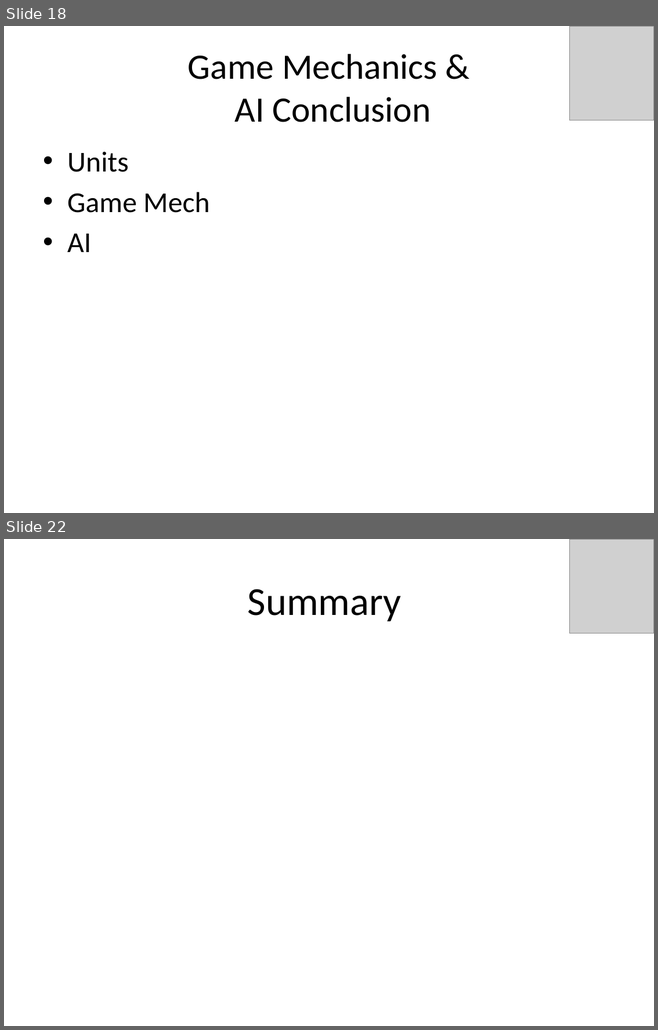
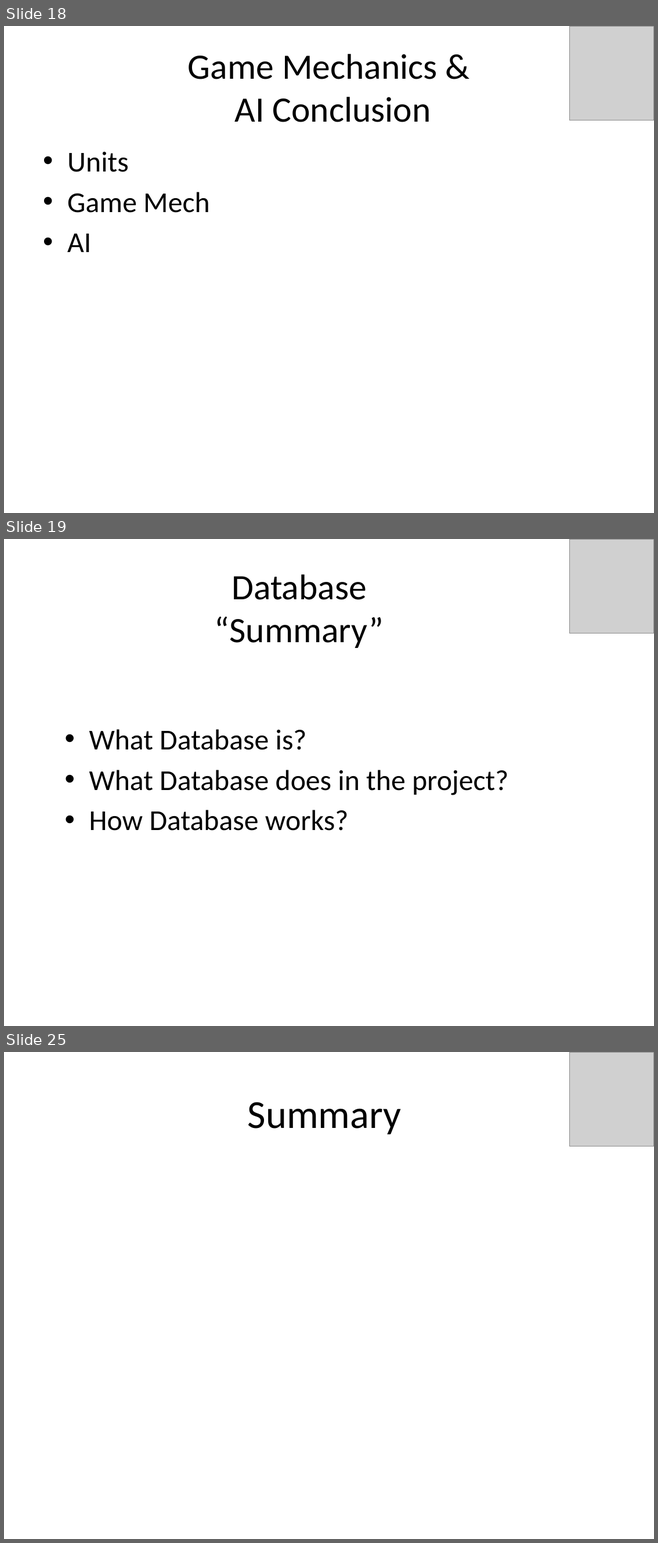
Before and after one commit to idxExtropy/duel-reality, a slide deck: Docs/DUEL REALITY .pptx. Shown one above the other, each under a label of ours: slides 18 and 22 before the commit, slides 18, 19 and 25 after it; the slides between them are not shown. The pictures are 658x1030 and 658x1543 pixels, drawn with LibreOffice and Linux fonts; fonts in the diff are those of the drawing; grey boxes stand for pictures. Boxes give left, top, right and bottom in pixels: in the first picture for what was removed or moved away, otherwise in the second. Text is boxed around its words. In the diff, an @@ line names an element or a change of style, - is before the commit and + after.

Commit message:
with database updating

```diff
--- a/Docs/DUEL REALITY .pptx
+++ b/Docs/DUEL REALITY .pptx
@@ slide 19 added at (4, 539, 654, 1026), background #FFFFFF @@
@@ picture added at (569, 539, 654, 633) @@
@@ title added at (215, 574, 383, 648), 39.6 pt, text #000000 @@
+Database
+“Summary”
@@ text added at (89, 729, 508, 831), 32 pt, text #000000 @@
+• What Database is?
+• What Database does in the project?
+• How Database works?
@@ what was slide 22 is now slide 25 @@
```
Also in this commit, not shown: 5 other slides added, 3 slides removed.
